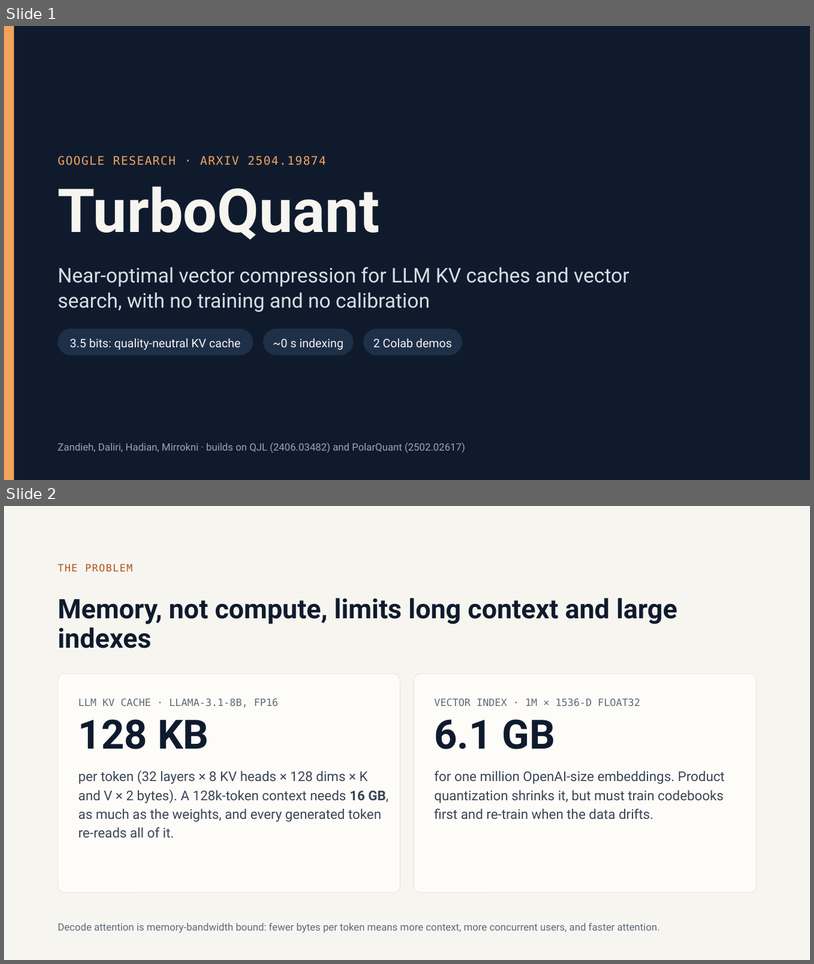
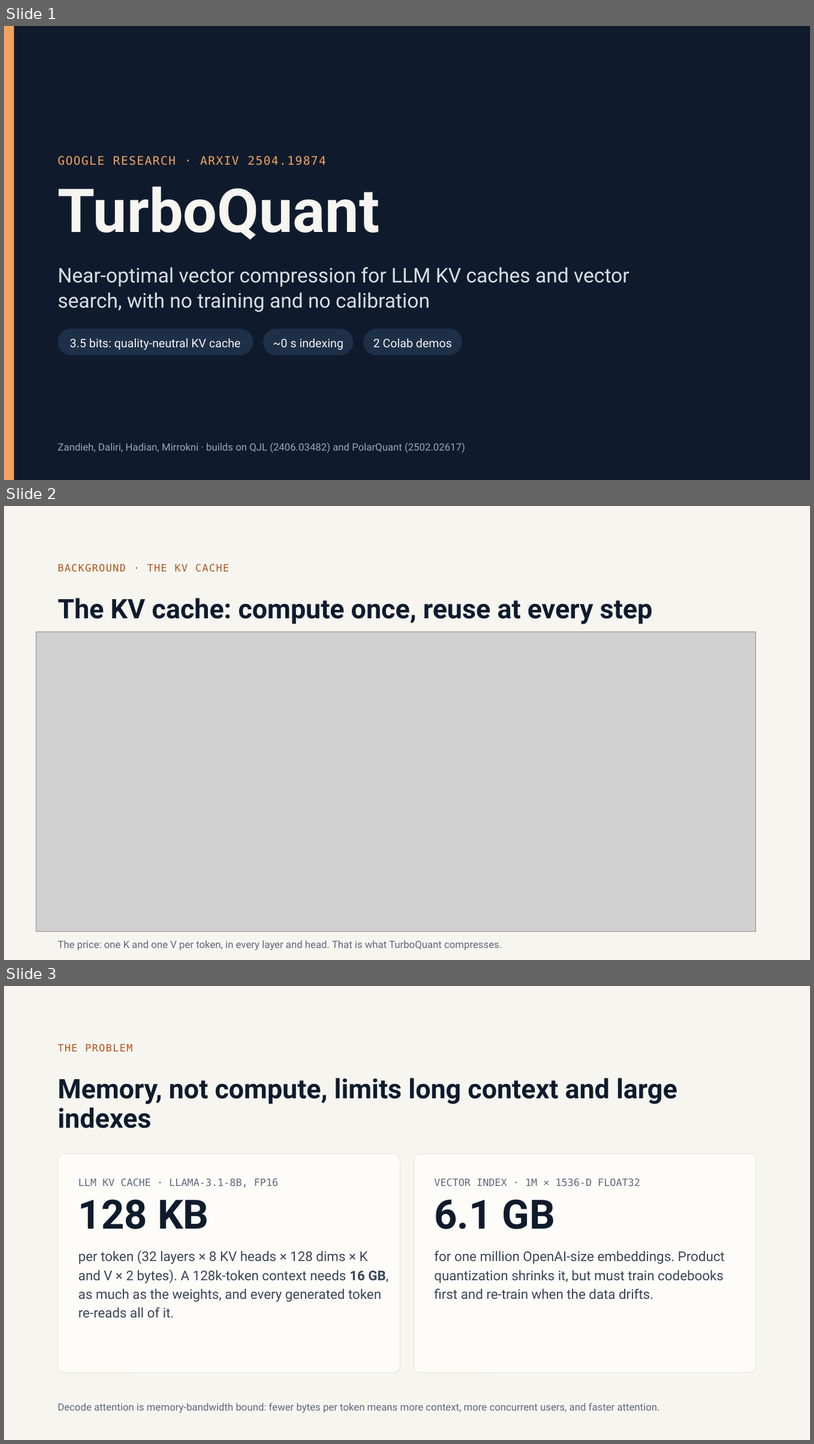
Before and after one commit to olonok69/TurboQuant_ML, a slide deck: docs/TurboQuant.pptx. Shown one above the other, each under a label of ours: slides 1 and 2 before the commit, slides 1, 2 and 3 after it. The pictures are 814x964 and 814x1444 pixels, drawn with LibreOffice and Linux fonts; fonts in the diff are those of the drawing; grey boxes stand for pictures. Boxes give left, top, right and bottom in pixels: in the first picture for what was removed or moved away, otherwise in the second. Text is boxed around its words. In the diff, an @@ line names an element or a change of style, - is before the commit and + after.

```diff
--- a/docs/TurboQuant.pptx
+++ b/docs/TurboQuant.pptx
@@ slide 2 added at <box>4,506,810,960</box>, background #F6F5F0 @@
@@ text added at <box>58,564,229,572</box>, 12 pt, text #B4521A @@
+BACKGROUND · THE KV CACHE
@@ title added at <box>58,598,653,624</box>, 32 pt, text #0F1B2D, bold @@
+The KV cache: compute once, reuse at every step
@@ picture added at <box>36,632,756,931</box> @@
@@ text added at <box>58,940,502,950</box>, 12 pt, text #5F6979 @@
+The price: one K and one V per token, in every layer and head. That is what TurboQuant compresses.
@@ what was slide 2 is now slide 3 @@
```
Also in this commit, not shown: 7 other files.
